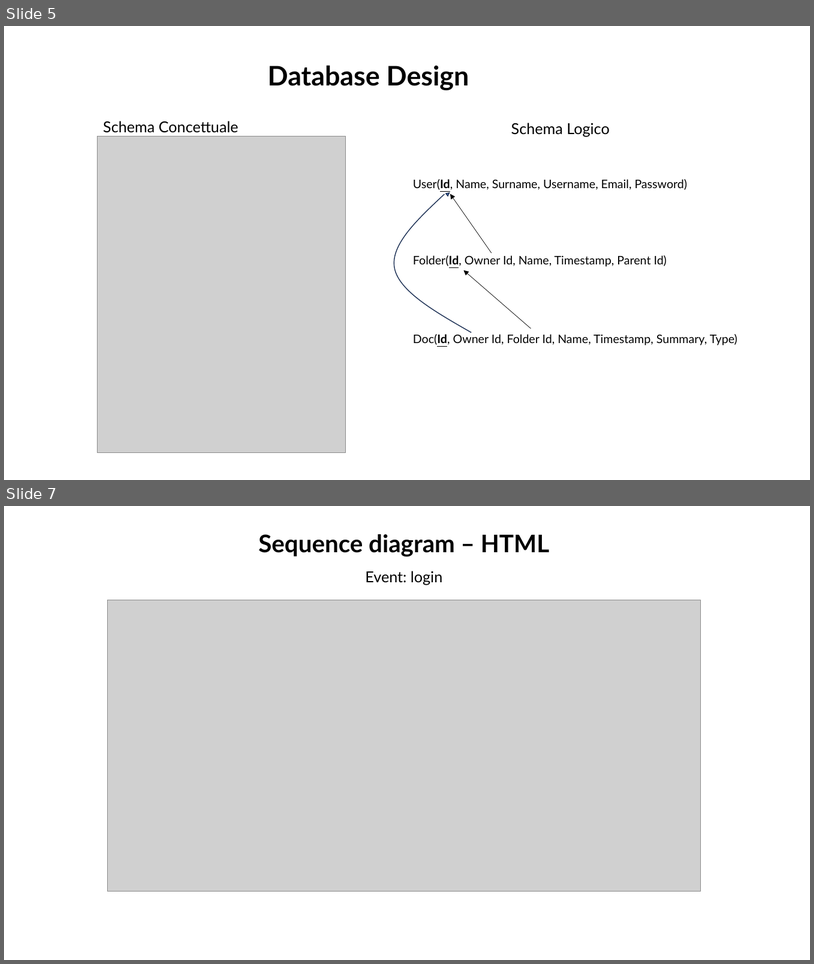
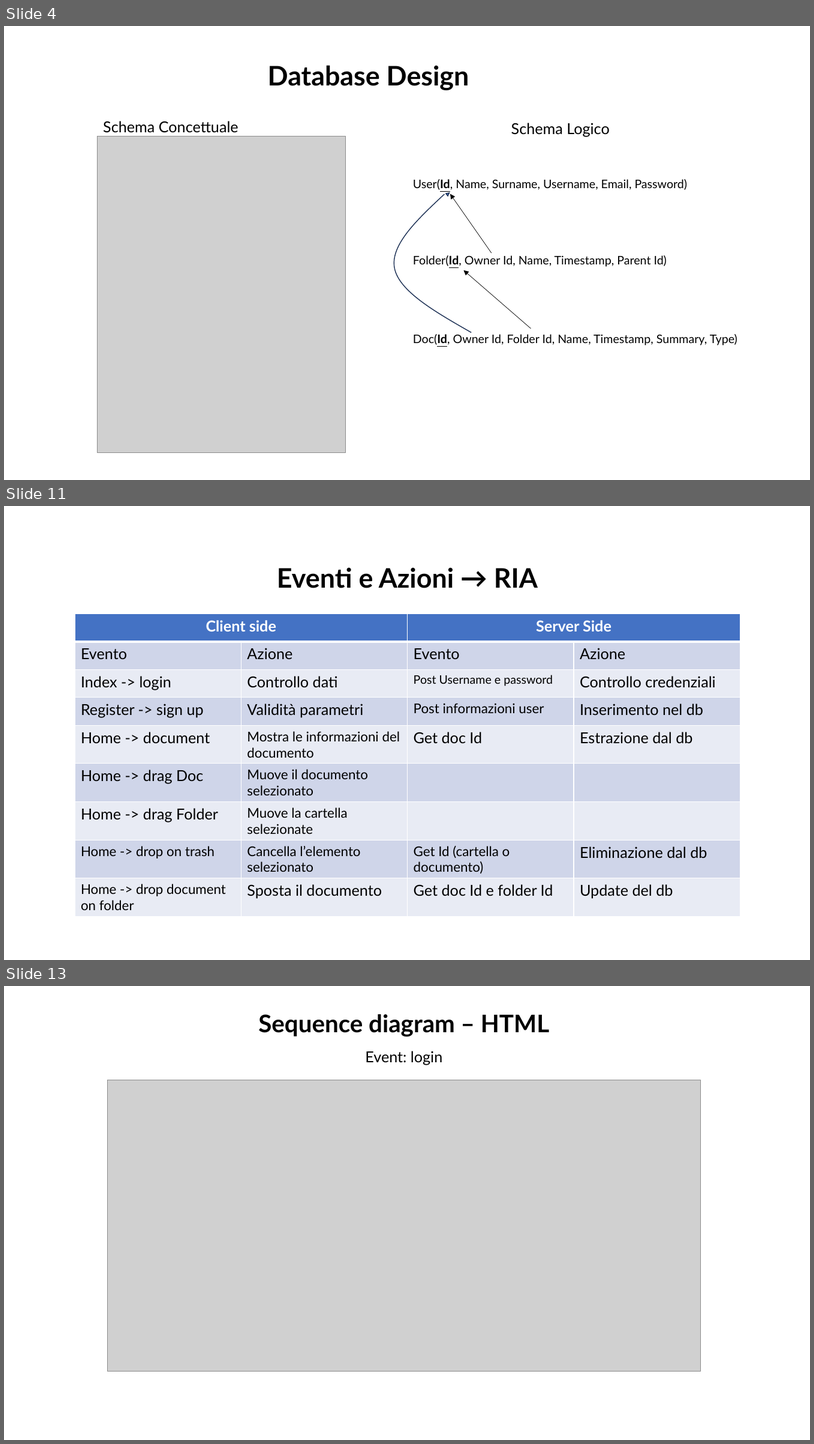
Before and after one commit to MattiaBelfiore/Tiw, a slide deck: Documentazione.pptx. Shown one above the other, each under a label of ours: slides 5 and 7 before the commit, slides 4, 11 and 13 after it; the slides between them are not shown. The pictures are 814x964 and 814x1444 pixels, drawn with LibreOffice and Linux fonts; fonts in the diff are those of the drawing; grey boxes stand for pictures. Boxes give left, top, right and bottom in pixels: in the first picture for what was removed or moved away, otherwise in the second. Text is boxed around its words. In the diff, an @@ line names an element or a change of style, - is before the commit and + after.

Commit message:
documentation update

```diff
--- a/Documentazione.pptx
+++ b/Documentazione.pptx
@@ slide 11 added at <box>4,506,810,960</box>, background #FFFFFF @@
@@ title added at <box>277,567,538,588</box>, 32 pt, text #000000, bold @@
+Eventi e Azioni → RIA
@@ table added at <box>75,613,740,917</box>, 9 rows, 4 columns @@
+Client side |  | Server Side | 
+Evento | Azione | Evento | Azione
+Index -> login | Controllo dati | Post Username e password | Controllo credenziali
+Register -> sign up | Validità parametri | Post informazioni user | Inserimento nel db
+Home -> document | Mostra le informazioni del documento | Get doc Id | Estrazione dal db
+Home -> drag Doc | Muove il documento selezionato |  | 
+Home -> drag Folder | Muove la cartella selezionate |  | 
+Home -> drop on trash | Cancella l’elemento selezionato | Get Id (cartella o documento) | Eliminazione dal db
+Home -> drop document on folder | Sposta il documento | Get doc Id e folder Id | Update del db
@@ what was slide 5 is now slide 4 @@
@@ what was slide 7 is now slide 13 @@
```
Also in this commit, not shown: 2 slides changed, 7 other slides added, 1 slide removed, 4 other files.
